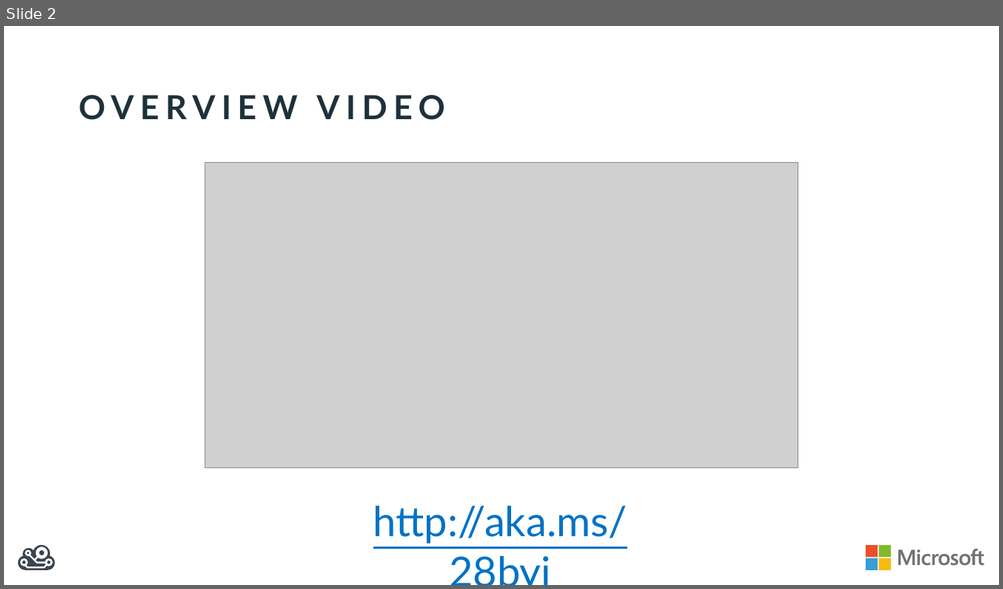
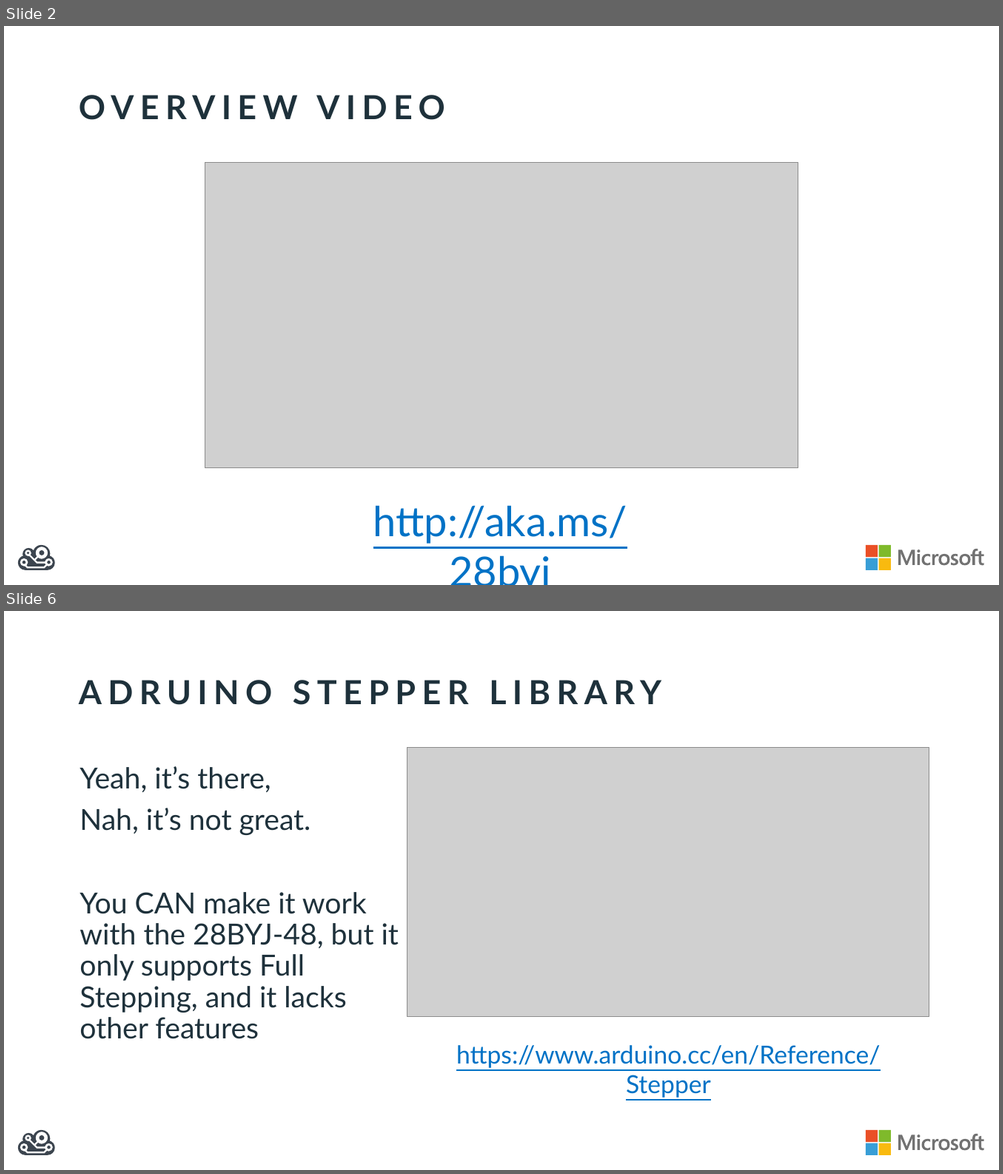
Before and after one commit to BretStateham/28BYJ-48, a slide deck: Arduino/Slides/28BYJ-48 and the Arduino.pptx. Shown one above the other, each under a label of ours: slide 2 before the commit, slides 2 and 6 after it; the slides between them are not shown. The pictures are 1003x589 and 1003x1174 pixels, drawn with LibreOffice and Linux fonts; fonts in the diff are those of the drawing; grey boxes stand for pictures. Boxes give left, top, right and bottom in pixels: in the first picture for what was removed or moved away, otherwise in the second. Text is boxed around its words. In the diff, an @@ line names an element or a change of style, - is before the commit and + after.

```diff
--- a/Arduino/Slides/28BYJ-48 and the Arduino.pptx
+++ b/Arduino/Slides/28BYJ-48 and the Arduino.pptx
@@ slide 6 added at (x1=4, y1=611, x2=999, y2=1170), background #FFFFFF; not listed: 6 template elements that a slide beside it also shows @@
@@ title added at (x1=79, y1=680, x2=661, y2=705), 32 pt, text #1E313B, bold @@
+ADRUINO STEPPER LIBRARY
@@ picture added at (x1=407, y1=748, x2=929, y2=1017) @@
@@ text added at (x1=79, y1=766, x2=398, y2=1039), 28 pt, text #1E313B @@
+Yeah, it’s there,
+Nah, it’s not great.
+You CAN make it work with the 28BYJ-48, but it only supports Full Stepping, and it lacks other features
@@ text added at (x1=456, y1=1045, x2=879, y2=1098), 24 pt, text #0072C6, underline @@
+https://www.arduino.cc/en/Reference/Stepper
```
Also in this commit, not shown: 1 slide changed, 2 other slides added, 7 other files.
